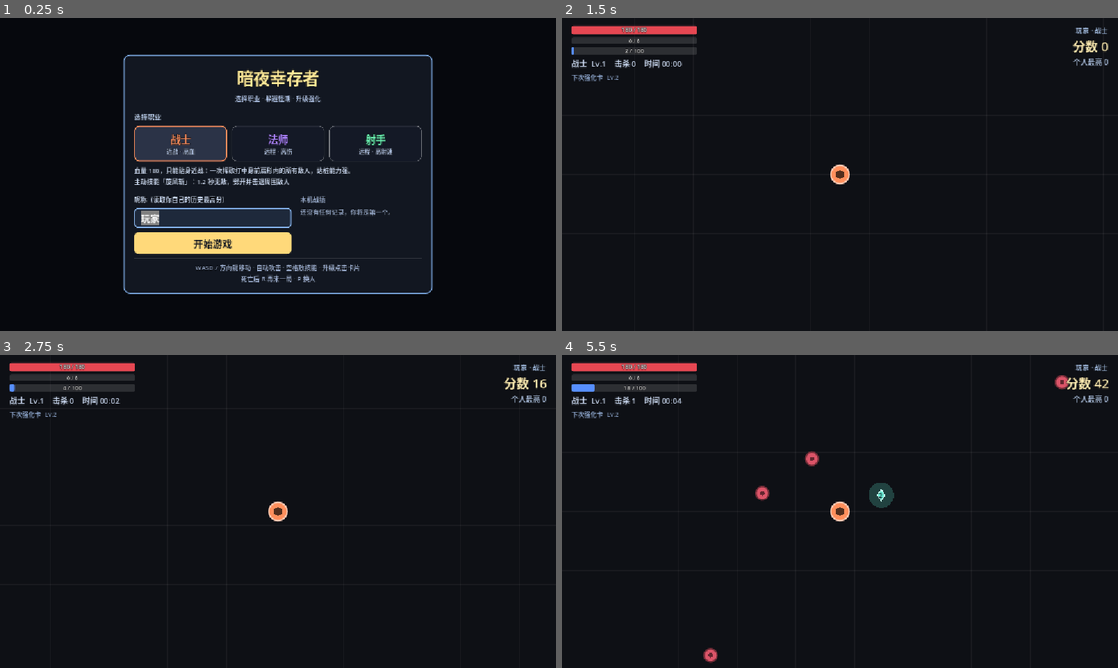
Above: before the commit, frames 1-4 (two rows, left to right).
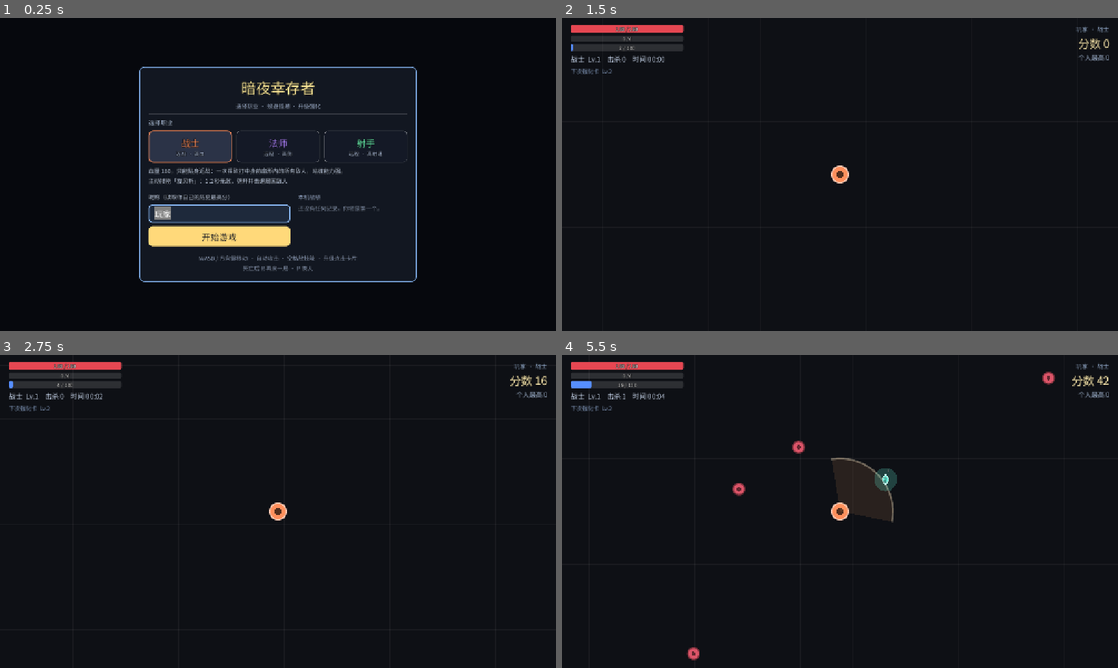
Above: after the commit, the same moments.

Repository: xumingxian29/MYGAME
Game: Godot game, scene res://MY主场景.tscn
The game is run twice, just before and just after one commit, with the same random seed, the same clock (stepped at 60 frames per second) and the same inputs.
Inputs:
- Up to frame 1 (0.25 s): no input
- Up to frame 2 (1.5 s): click "开始游戏" at 0.5 s; tap Enter at 1.25 s; hold D (move_right) from 1.28 s (still down); tap 1 at 1.35 s
- Up to frame 3 (2.75 s): tap Space (cast_skill) at 2 s; release D (move_right) at 2.03 s; hold S (move_down) from 2.03 s (still down); tap 9 at 2.1 s
- Up to frame 4 (5.5 s): release S (move_down) at 2.78 s; hold D (move_right) 2.78-3.53 s; tap R at 2.85 s; tap Enter at 3.5 s; hold W (move_up) 3.53-4.28 s; tap P at 3.6 s; hold A (move_left) from 4.28 s (still down); tap 1 at 4.35 s; tap 9 at 5.1 s

The runs differ from the first frame. In frame 1, 10% of the frame differs, in the area x 22-78%, y 11-89%; in frame 2, 2.1%; in frame 3, 2.2%; in frame 4, 4.5%.

Commit message:
feat: 支持 Web(H5) 导出，可在浏览器直接游玩
从"只能在装了 Godot 的机器上跑"变成"点开链接就能玩"。

渲染后端
- config/features 由 Forward Plus 改为 GL Compatibility，显式声明
  rendering_method 与 rendering_method.mobile（Web 只能用 GL 系后端）
- 移除 3d/physics_engine="Jolt Physics"（Web 模板不含该模块，2D 用不到）
- 固定基准分辨率 1280x720，stretch 保持 canvas_items / expand

中文字体（关键修复）
- 原来用 SystemFont + ["Microsoft YaHei", ...]：Web 平台拿不到操作系统字体，
  SystemFont 会静默退化成引擎内置 OpenSans，中文全部变方块
- 改为内嵌 Noto Sans SC 子集（OFL 协议）：ASCII + GB2312 全表 + 项目文案，
  共 6957 字，7.95MB -> 1.46MB
- UiKit.font() 返回 FontFile，字体缺失时回退 ThemeDB.fallback_font

加载页
- web/shell.html：标题 + 进度条 + 百分比 + 中文失败提示
- 启动前检测 WebGL，不支持时给中文说明而不是黑屏
- 竖屏窄屏（<=820px）显示"请横屏游玩"

导出与预览
- export_presets.cfg：nothreads 变体，不需要 COOP/COEP，可放任意静态托管
- serve.py：本地预览服务器，按 mtime 缓存 gzip 结果（38.6MB wasm -> 10.1MB）

文档
- docs/PRD-H5发布.md：需求、验收标准、实测结果、已知限制
- docs/font-charset.txt：字体子集的字符集，保证可复现

验证
- 浏览器内实跑：选职业 -> 开始 -> 击杀/Lv.2/三选一全部正常，控制台零报错
- 存档：死亡后刷新页面，IndexedDB 里的 records.json 仍在，菜单显示历史最高分
- 自适应：1600x680 超宽 HUD 不裁切；760x900 竖屏正确提示
- 低血红边 shader 在 GL Compatibility 下正常
- 桌面版无回归：无头 900 帧 + 开窗截图零报错

Diff:
--- a/project.godot
+++ b/project.godot
@@ -12,11 +12,14 @@
 
 config/name="MY GAME"
 run/main_scene="res://MY主场景.tscn"
-config/features=PackedStringArray("4.7", "Forward Plus")
+config/features=PackedStringArray("4.7", "GL Compatibility")
 config/icon="res://icon.svg"
 
 [display]
 
+window/size/viewport_width=1280
+window/size/viewport_height=720
+window/size/resizable=true
 window/stretch/mode="canvas_items"
 window/stretch/aspect="expand"
 
@@ -43,10 +46,7 @@
 "events": [Object(InputEventKey,"physical_keycode":32)]
 }
 
-[physics]
-
-3d/physics_engine="Jolt Physics"
-
 [rendering]
 
-rendering_device/driver.windows="d3d12"
+renderer/rendering_method="gl_compatibility"
+renderer/rendering_method.mobile="gl_compatibility"
--- a/scripts/ui/ui_kit.gd
+++ b/scripts/ui/ui_kit.gd
@@ -3,16 +3,24 @@
 
 ## HUD 与开始菜单共用的排版零件，保证字体、面板、描边风格一致。
 
-const FONT_NAMES: PackedStringArray = ["Microsoft YaHei", "SimHei", "Segoe UI"]
+## 内嵌字体，不用 SystemFont：Web 平台访问不到操作系统字体，SystemFont 会
+## 静默退化成引擎内置的 OpenSans，中文全部变成方块。字体文件必须打进库里。
+## 该文件是 Noto Sans SC 的子集（ASCII + GB2312 全表 + 项目文案），约 1.5MB。
+const FONT_PATH: String = "res://assets/fonts/NotoSansSC-subset.otf"
 
-static var _cached_font: SystemFont
+static var _cached_font: Font
 
 
-## 系统字体只建一次：中文用微软雅黑，缺失时退回黑体 / Segoe UI
-static func font() -> SystemFont:
+## 字体只加载一次。调用方签名保持返回 Font，Label / draw_string 都接受。
+static func font() -> Font:
 	if _cached_font == null:
-		_cached_font = SystemFont.new()
-		_cached_font.font_names = FONT_NAMES
+		var loaded: Resource = load(FONT_PATH) if ResourceLoader.exists(FONT_PATH) else null
+		if loaded is Font:
+			_cached_font = loaded
+		else:
+			# 字体丢了也不能让 UI 建不出来：宁可显示方块，也要保证游戏能进
+			push_warning("字体加载失败，退回引擎内置字体：%s" % FONT_PATH)
+			_cached_font = ThemeDB.fallback_font
 	return _cached_font
 
 
Binary file added: assets/fonts/NotoSansSC-subset.otf
Not shown, added: assets/fonts/NotoSansSC-subset.otf.import
Not shown, added: docs/font-charset.txt
Not shown, added: export_presets.cfg
Not shown, added: docs/PRD-H5发布.md
